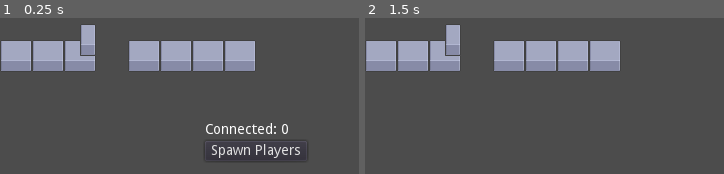
Above: before the commit, frames 1-2 (left to right).
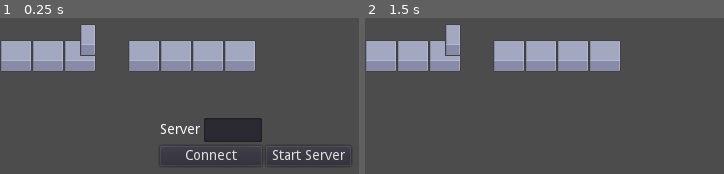
Above: after the commit, the same moments.

Repository: sakkaku-dev/team-shooter
Game: Godot game, scene res://scenes/Game.tscn
Same seed, same stepped clock (60 frames per second), same inputs: the game is played once before the commit and once after it.
Inputs (mouse positions are in pixels of both pictures, inside the frame that each line leads up to):
- Up to frame 1 (0.25 s): no input
- Up to frame 2 (1.5 s): click (619, 150) at 0.5 s, where only the run before the commit has a clickable "Spawn Players"; tap Enter (ui_accept) at 1.25 s; move the mouse to (outside the picture) at 1.27 s; hold D (move_right) from 1.28 s (still down); tap Ctrl (crouch) at 1.35 s; click (outside the picture) at 1.42 s

The runs differ from the first frame. In frame 1, 4.6% of the frame differs, in the area x 44-97%, y 64-95%; in frame 2, nothing differs.

Commit message:
Add basic multiplayer

Diff:
--- a/project.godot
+++ b/project.godot
@@ -35,6 +35,11 @@
 "path": "res://scripts/PlayerInput.gd"
 }, {
 "base": "Node",
+"class": "Server",
+"language": "GDScript",
+"path": "res://scripts/Server.gd"
+}, {
+"base": "Node",
 "class": "UnitTest",
 "language": "GDScript",
 "path": "res://tests/UnitTest.gd"
@@ -45,6 +50,7 @@
 "Player": "",
 "PlayerAnimation": "",
 "PlayerInput": "",
+"Server": "",
 "UnitTest": ""
 }
 
--- a/scenes/Game.tscn
+++ b/scenes/Game.tscn
@@ -1,7 +1,10 @@
-[gd_scene load_steps=11 format=2]
+[gd_scene load_steps=14 format=2]
 
 [ext_resource path="res://scripts/InputManager.gd" type="Script" id=2]
+[ext_resource path="res://scripts/NetworkConnect.gd" type="Script" id=3]
 [ext_resource path="res://assets/tiles.png" type="Texture" id=4]
+[ext_resource path="res://scripts/Server.gd" type="Script" id=5]
+[ext_resource path="res://scripts/Game.gd" type="Script" id=6]
 
 [sub_resource type="ConvexPolygonShape2D" id=1]
 points = PoolVector2Array( 0, 0, 16, 0, 16, 16, 0, 16 )
@@ -174,6 +177,10 @@
 11/z_index = 0
 
 [node name="Game" type="Node2D"]
+script = ExtResource( 6 )
+
+[node name="Server" type="Node" parent="."]
+script = ExtResource( 5 )
 
 [node name="TileMap" type="TileMap" parent="."]
 tile_set = SubResource( 8 )
@@ -184,32 +191,88 @@
 format = 1
 tile_data = PoolIntArray( 196597, 5, 0, 131077, 11, 0, 262128, 5, 0, 262130, 5, 0, 262132, 7, 0, 262135, 8, 0, 262136,  …(190 unchanged characters)…
 
-[node name="InputManager" type="Node" parent="."]
-script = ExtResource( 2 )
-
-[node name="CenterContainer" type="CenterContainer" parent="InputManager"]
+[node name="CanvasLayer" type="CanvasLayer" parent="."]
+
+[node name="NetworkContainer" type="CenterContainer" parent="CanvasLayer"]
 anchor_right = 1.0
 anchor_bottom = 1.0
 __meta__ = {
 "_edit_use_anchors_": false
 }
 
-[node name="VBoxContainer" type="VBoxContainer" parent="InputManager/CenterContainer"]
+[node name="NetworkConnect" type="VBoxContainer" parent="CanvasLayer/NetworkContainer"]
+margin_left = 160.0
+margin_top = 126.0
+margin_right = 351.0
+margin_bottom = 174.0
+script = ExtResource( 3 )
+
+[node name="HBoxContainer" type="HBoxContainer" parent="CanvasLayer/NetworkContainer/NetworkConnect"]
+margin_right = 191.0
+margin_bottom = 48.0
+
+[node name="Client" type="VBoxContainer" parent="CanvasLayer/NetworkContainer/NetworkConnect/HBoxContainer"]
+margin_right = 102.0
+margin_bottom = 48.0
+
+[node name="Server" type="HBoxContainer" parent="CanvasLayer/NetworkContainer/NetworkConnect/HBoxContainer/Client"]
+margin_right = 102.0
+margin_bottom = 24.0
+
+[node name="Label" type="Label" parent="CanvasLayer/NetworkContainer/NetworkConnect/HBoxContainer/Client/Server"]
+margin_top = 5.0
+margin_right = 40.0
+margin_bottom = 19.0
+text = "Server"
+
+[node name="ServerIp" type="LineEdit" parent="CanvasLayer/NetworkContainer/NetworkConnect/HBoxContainer/Client/Server"]
+margin_left = 44.0
+margin_right = 102.0
+margin_bottom = 24.0
+__meta__ = {
+"_edit_use_anchors_": false
+}
+
+[node name="Connect" type="Button" parent="CanvasLayer/NetworkContainer/NetworkConnect/HBoxContainer/Client"]
+margin_top = 28.0
+margin_right = 102.0
+margin_bottom = 48.0
+text = "Connect"
+
+[node name="Server" type="VBoxContainer" parent="CanvasLayer/NetworkContainer/NetworkConnect/HBoxContainer"]
+margin_left = 106.0
+margin_right = 191.0
+margin_bottom = 48.0
+alignment = 2
+
+[node name="StartServer" type="Button" parent="CanvasLayer/NetworkContainer/NetworkConnect/HBoxContainer/Server"]
+margin_top = 28.0
+margin_right = 85.0
+margin_bottom = 48.0
+text = "Start Server"
+
+[node name="InputManager" type="VBoxContainer" parent="CanvasLayer/NetworkContainer"]
+visible = false
 margin_left = 205.0
 margin_top = 131.0
 margin_right = 307.0
 margin_bottom = 169.0
-
-[node name="ConnectedCount" type="Label" parent="InputManager/CenterContainer/VBoxContainer"]
+script = ExtResource( 2 )
+
+[node name="ConnectedCount" type="Label" parent="CanvasLayer/NetworkContainer/InputManager"]
 margin_right = 102.0
 margin_bottom = 14.0
 __meta__ = {
 "_edit_use_anchors_": false
 }
 
-[node name="Spawn" type="Button" parent="InputManager/CenterContainer/VBoxContainer"]
+[node name="Spawn" type="Button" parent="CanvasLayer/NetworkContainer/InputManager"]
 margin_top = 18.0
 margin_right = 102.0
 margin_bottom = 38.0
 text = "Spawn Players"
-[connection signal="pressed" from="InputManager/CenterContainer/VBoxContainer/Spawn" to="InputManager" method="on_start"]
+[connection signal="player_changed" from="Server" to="CanvasLayer/NetworkContainer/InputManager" method="update_player_count"]
+[connection signal="connected" from="CanvasLayer/NetworkContainer/NetworkConnect" to="CanvasLayer/NetworkContainer/InputManager" method="show"]
+[connection signal="pressed" from="CanvasLayer/NetworkContainer/NetworkConnect/HBoxContainer/Client/Connect" to="CanvasLayer/NetworkContainer/NetworkConnect" method="connect_server"]
+[connection signal="pressed" from="CanvasLayer/NetworkContainer/NetworkConnect/HBoxContainer/Server/StartServer" to="CanvasLayer/NetworkContainer/NetworkConnect" method="start_server"]
+[connection signal="pressed" from="CanvasLayer/NetworkContainer/InputManager/Spawn" to="." method="start_game"]
--- a/scenes/Player.tscn
+++ b/scenes/Player.tscn
@@ -72,6 +72,7 @@
 extents = Vector2( 9, 14 )
 
 [node name="Player" type="KinematicBody2D"]
+collision_layer = 2
 script = ExtResource( 2 )
 
 [node name="AnimationPlayer" type="AnimationPlayer" parent="."]
@@ -84,7 +85,6 @@
 sprite_path = NodePath("../Body/Sprite")
 
 [node name="Camera2D" type="Camera2D" parent="."]
-current = true
 
 [node name="Body" type="CollisionShape2D" parent="."]
 shape = SubResource( 6 )
--- /dev/null
+++ b/scripts/Game.gd
@@ -0,0 +1,13 @@
+extends Node2D
+
+onready var server := $Server
+onready var network := $CanvasLayer/NetworkContainer
+
+func start_game():
+	if get_tree().is_network_server():
+		rpc("spawn_players")
+
+remotesync func spawn_players():
+	network.hide()
+	for player in server.get_players():
+		add_child(player)
--- a/scripts/InputManager.gd
+++ b/scripts/InputManager.gd
@@ -1,36 +1,13 @@
-extends Node
+extends Control
 
-var player_inputs = []
+onready var count_label: Label = $ConnectedCount
+onready var spawn_button = $Spawn
 
-onready var count_label: Label = $CenterContainer/VBoxContainer/ConnectedCount
-
-var player_scene = preload("res://scenes/Player.tscn")
-
-func _ready():
-	_update_count()
+func update_player_count(players: Array) -> void:
+	count_label.text = "Connected: " + str(players.size())
 
 
-func _unhandled_input(event: InputEvent):
-	if event.is_action("ui_accept"):
-		if not _player_input_exist(event):
-			player_inputs.append(PlayerInput.new(event))
-			_update_count()
-
-
-func _player_input_exist(event: InputEvent) -> bool:
-	for input in player_inputs:
-		if input.is_player_event(event):
-			return true
-	return false
-
-
-func _update_count() -> void:
-	count_label.text = "Connected: " + str(player_inputs.size())
-
-
-func on_start():
-	for input in player_inputs:
-		var player = player_scene.instance()
-		player.input = input
-		get_tree().current_scene.add_child(player)
-	queue_free()
+func show():
+	.show()
+	if not get_tree().is_network_server():
+		spawn_button.hide()
--- /dev/null
+++ b/scripts/NetworkConnect.gd
@@ -0,0 +1,24 @@
+extends Control
+
+signal connected
+
+const SERVER_PORT = 25252
+const MAX_PLAYERS = 4
+
+onready var server_ip = $HBoxContainer/Client/Server/ServerIp
+
+func start_server():
+	var peer = NetworkedMultiplayerENet.new()
+	peer.create_server(SERVER_PORT, MAX_PLAYERS)
+	_set_network(peer)
+
+func connect_server():
+	var peer = NetworkedMultiplayerENet.new()
+	var ip = server_ip.text if server_ip.text != "" else "localhost"
+	peer.create_client(ip, SERVER_PORT)
+	_set_network(peer)
+
+func _set_network(peer):
+	get_tree().network_peer = peer
+	hide()
+	emit_signal("connected")
--- a/scripts/Player.gd
+++ b/scripts/Player.gd
@@ -2,30 +2,62 @@
 
 class_name Player
 
-export var speed = 300
-export var acceleration = 1000
+export var speed = 200
+export var acceleration = 800
 export var friction = 1600
-export var jump_force = 1000
+export var jump_force = 800
 
 onready var gravity = ProjectSettings.get_setting("physics/2d/default_gravity") * ProjectSettings.get_setting("physics/2d/default_gravity_vector")
 onready var body = $Body
 onready var animation: PlayerAnimation = $AnimationPlayer
 onready var gun = $Body/GunPoint
+onready var camera = $Camera2D
 
 var input: PlayerInput
 var velocity = Vector2.ZERO
+var motion = Vector2.ZERO
+var is_crouching = false
+
+puppet var puppet_motion = Vector2.ZERO
+puppet var puppet_pos = Vector2.ZERO
+
+# TODO: make sure everything is in sync
+
+func _ready():
+	if is_network_master():
+		camera.current = true
+
 
 func _unhandled_input(event: InputEvent):
-	input.handle_input(event)
+	if is_network_master():
+		input.handle_input(event)
 
 
 func _process(delta: float):
-	if input.is_pressed([PlayerInput.ATTACK]):
-		gun.shot()
+	if is_network_master():
+		if input.is_pressed([PlayerInput.ATTACK]):
+			rpc_unreliable("_shot")
 
+		if is_on_floor() and input.is_pressed([PlayerInput.CROUCH]):
+			rpc_unreliable("_crouch", true)
+		elif is_crouching:
+			rpc_unreliable("_crouch", false)
+
+sync func _shot():
+	gun.shot()
+
+sync func _crouch(value: bool):
+	is_crouching = value
 
 func _physics_process(delta: float):
-	var motion = input.get_move_vector()
+	if is_network_master():
+		motion = input.get_move_vector()
+		rset_unreliable("puppet_motion", motion)
+		rset_unreliable("puppet_pos", global_position)
+	else:
+		motion = puppet_motion
+		global_position = puppet_pos
+
 	var is_moving = motion.length() > 0.01
 
 	var accel = acceleration if is_moving else friction
@@ -38,7 +70,7 @@
 	if not is_on_floor():
 		animation.jump()
 
-	if is_on_floor() and input.is_pressed([PlayerInput.CROUCH]):
+	if is_crouching:
 		animation.crouch()
 	else:
 		if is_on_floor():
--- a/scripts/PlayerInput.gd
+++ b/scripts/PlayerInput.gd
@@ -1,9 +1,6 @@
 extends Node
 
 class_name PlayerInput
-
-export var joypad_input = false
-export var device_id = 0
 
 const MOVE_LEFT := "move_left"
 const MOVE_RIGHT := "move_right"
@@ -20,25 +17,20 @@
 	MOVE_RIGHT: 0,
 }
 
+# Indicate that this input is a remote input and should not handle the incoming events
+# Input will be send from clients
+var is_remote = false
+var joypad_input = false
+var device_id = 0
 
-func _init(event: InputEvent = null):
-	if event != null:
-		joypad_input = _is_joypad_event(event)
-		device_id = event.device
+func _init(device = 0, joypad = false, is_remote = false):
+	self.device_id = device
+	self.joypad_input = joypad
+	self.is_remote = is_remote
 
 
-func is_player_event(event: InputEvent) -> bool:
+func _is_player_event(event: InputEvent) -> bool:
 	return joypad_input == _is_joypad_event(event) and device_id == event.device
-
-
-func _should_handle_event(event: InputEvent) -> bool:
-	if event.device == device_id and joypad_input and _is_joypad_event(event):
-		return true
-
-	if event.device == device_id and not joypad_input and not _is_joypad_event(event):
-		return true
-
-	return false
 
 
 func _is_joypad_event(event: InputEvent) -> bool:
@@ -46,7 +38,7 @@
 
 
 func handle_input(event: InputEvent) -> void:
-	if not _should_handle_event(event):
+	if not _is_player_event(event):
 		return
 
 	_update_action_strength(event)
@@ -62,11 +54,18 @@
 		inputs.erase(action)
 
 
+remote func _add_input(action: String):
+	inputs.append(action)
+
+
+remote func _remove_input(action: String):
+	inputs.erase(action)
+
+
 func _update_action_strength(event: InputEvent) -> void:
 	for k in action_strength.keys():
 		if event.is_action(k):
 			action_strength[k] = event.get_action_strength(k)
-
 
 func _get_action_for_event(event: InputEvent) -> String:
 	for action in input_types:
--- /dev/null
+++ b/scripts/Server.gd
@@ -0,0 +1,83 @@
+extends Node
+
+class_name Server
+
+signal player_changed(players)
+
+var players = []
+var player_scene = preload("res://scenes/Player.tscn")
+
+func _ready():
+	get_tree().connect("network_peer_connected", self, "_player_connected")
+	get_tree().connect("network_peer_disconnected", self, "_player_disconnected")
+
+func _player_connected(id):
+	if _is_server():
+		rpc_id(id, "_set_players", players)
+
+remote func _set_players(values):
+	players = values
+	emit_signal("player_changed", players)
+
+
+func _player_disconnected(id):
+	var new_players = []
+	for player in players:
+		if player["id"] != id:
+			new_players.append(player)
+	players = new_players
+
+
+func get_players() -> Array:
+	var player_nodes  = []
+	for player in players:
+		var is_remote = get_tree().get_network_unique_id() != player["id"]
+		var input = PlayerInput.new(player["device"], player["joypad"], is_remote)
+		var player_node = player_scene.instance()
+		player_node.input = input
+		player_node.set_network_master(player["id"])
+		player_nodes.append(player_node)
+	return player_nodes
+
+
+func _unhandled_input(event: InputEvent):
+	if event.is_action("ui_accept"):
+		_new_player_from_event(event)
+
+
+func _new_player_from_event(event: InputEvent):
+	var input_event = {"device": event.device, "joypad": _is_joypad_event(event)}
+	if _is_server():
+		_add_new_player(input_event)
+	else:
+		rpc_id(1, "_new_client_player", input_event)
+
+func _is_joypad_event(event: InputEvent) -> bool:
+	return event is InputEventJoypadButton or event is InputEventJoypadMotion
+
+func _is_server():
+	return get_tree().is_network_server()
+
+
+# Server only functions
+remote func _new_client_player(player):
+	if _is_server():
+		player["id"] = get_tree().get_rpc_sender_id()
+		_add_new_player(player)
+
+func _add_new_player(player):
+	if not player.has("id"):
+		player["id"] = get_tree().get_network_unique_id()
+
+	if not _player_exists(player):
+		players.append(player)
+		emit_signal("player_changed", players)
+		rpc("_set_players", players)
+
+func _player_exists(input_event) -> bool:
+	for input in players:
+		if input["device"] == input_event["device"] and \
+			input["joypad"] == input_event["joypad"] and \
+			input["id"] == input_event["id"]:
+			return true
+	return false
--- a/tests/unit/PlayerInputTest.gd
+++ b/tests/unit/PlayerInputTest.gd
@@ -79,23 +79,23 @@
 		return ev
 
 	func test_create_input_from_keyboard_event():
-		var input = autofree(PlayerInput.new(_keyboard_event(100)))
+		var input = autofree(PlayerInput.new(100, false))
 		assert_false(input.joypad_input)
 		assert_eq(input.device_id, 100)
 
 	func test_create_input_from_joypad_event():
-		var input = autofree(PlayerInput.new(_joypad_event(10)))
+		var input = autofree(PlayerInput.new(10, true))
 		assert_true(input.joypad_input)
 		assert_eq(input.device_id, 10)
 
 	func test_input_from_same_event_same_id_equal():
-		var input = autofree(PlayerInput.new(_keyboard_event(100)))
+		var input = autofree(PlayerInput.new(100, false))
 		assert_true(input.is_player_event(_keyboard_event(100)))
 
 	func test_input_from_same_event_different_id_not_equal():
-		var input = autofree(PlayerInput.new(_keyboard_event(100)))
+		var input = autofree(PlayerInput.new(100, false))
 		assert_false(input.is_player_event(_keyboard_event(10)))
 
 	func test_input_from_different_event_same_id_not_equal():
-		var input = autofree(PlayerInput.new(_joypad_event(10)))
+		var input = autofree(PlayerInput.new(10, true))
 		assert_false(input.is_player_event(_keyboard_event(10)))
